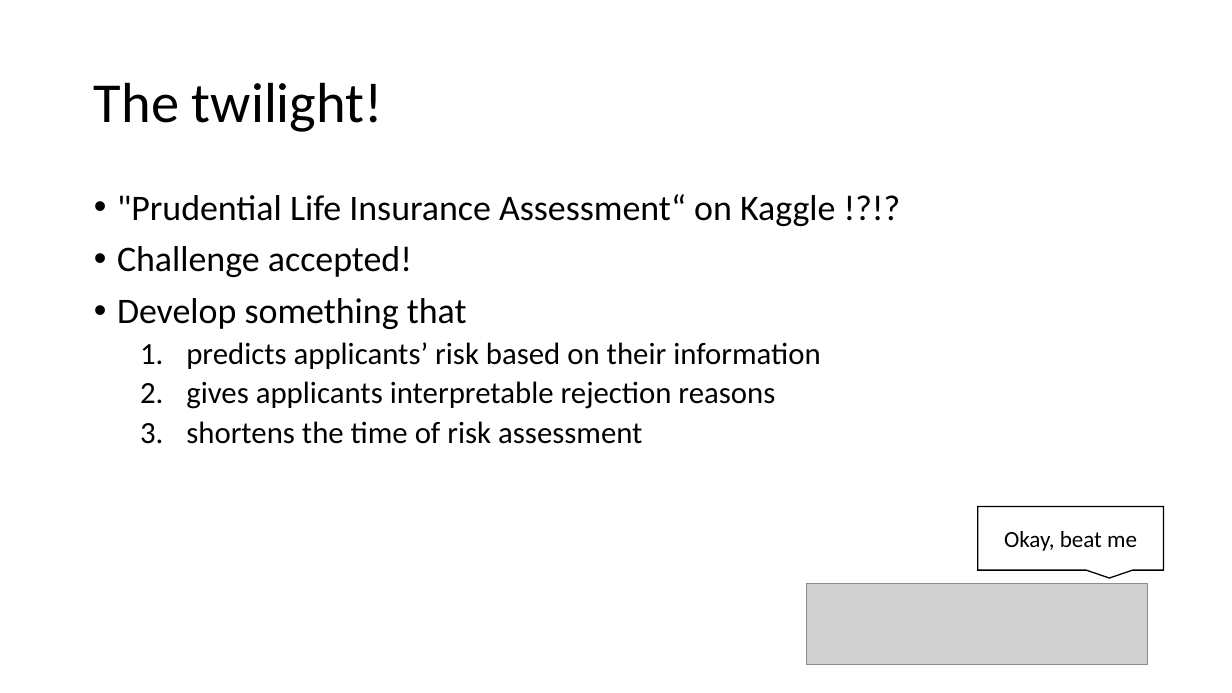
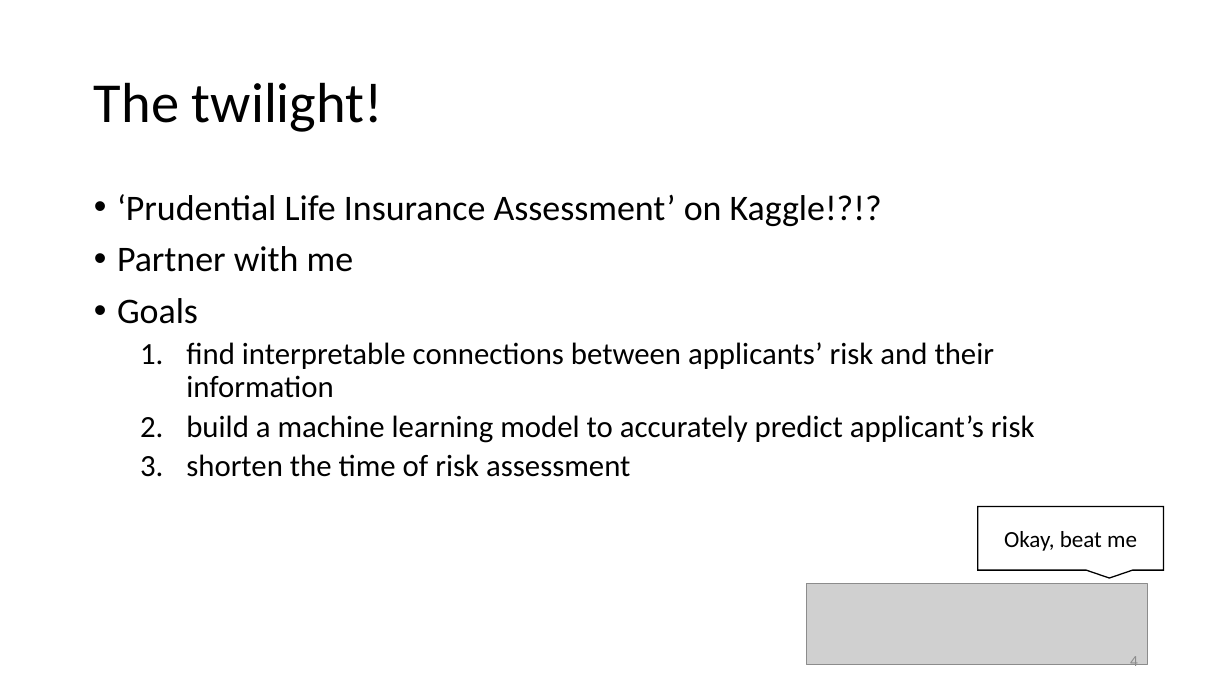
Before and after one commit to m2ng/hangseng-case, a slide deck: slide 4 of slides/hangseng_interview.pptx. Drawn at 1232x693 pixels with LibreOffice and Linux fonts; fonts in the diff are those of the drawing; grey boxes stand for pictures. Boxes give left, top, right and bottom in pixels: in the first picture for what was removed or moved away, otherwise in the second. Text is boxed around its words. In the diff, an @@ line names an element or a change of style, - is before the commit and + after.

Commit message:
Updated slides

```diff
--- a/slides/hangseng_interview.pptx
+++ b/slides/hangseng_interview.pptx
@@ text at <box>117,194,1035,477</box>: text changed @@
-• "Prudential Life Insurance Assessment“ on Kaggle !?!?
-• Challenge accepted!
-• Develop something that
-  1. predicts applicants’ risk based on their information
-  2. gives applicants interpretable rejection reasons
-  3. shortens the time of risk assessment
+• ‘Prudential Life Insurance Assessment’ on Kaggle!?!?
+• Partner with me
+• Goals
+  1. find interpretable connections between applicants’ risk and their information
+  2. build a machine learning model to accurately predict applicant’s risk
+  3. shorten the time of risk assessment
@@ page number added at <box>1130,656,1138,671</box>, 12 pt, text #8C8C8C @@
+4
```
Also in this commit, not shown: 22 other slides changed, 22 slides added.
